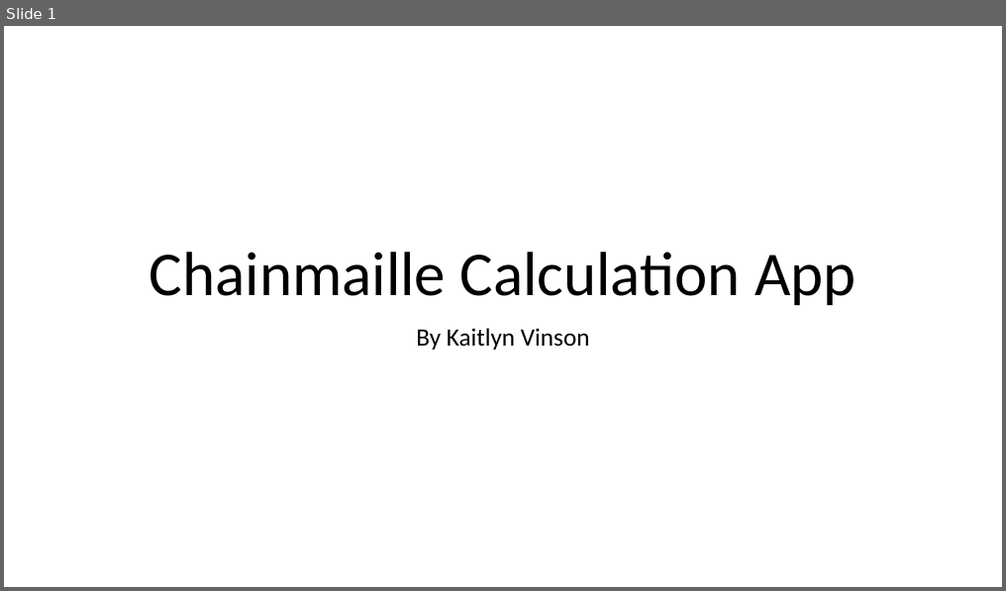
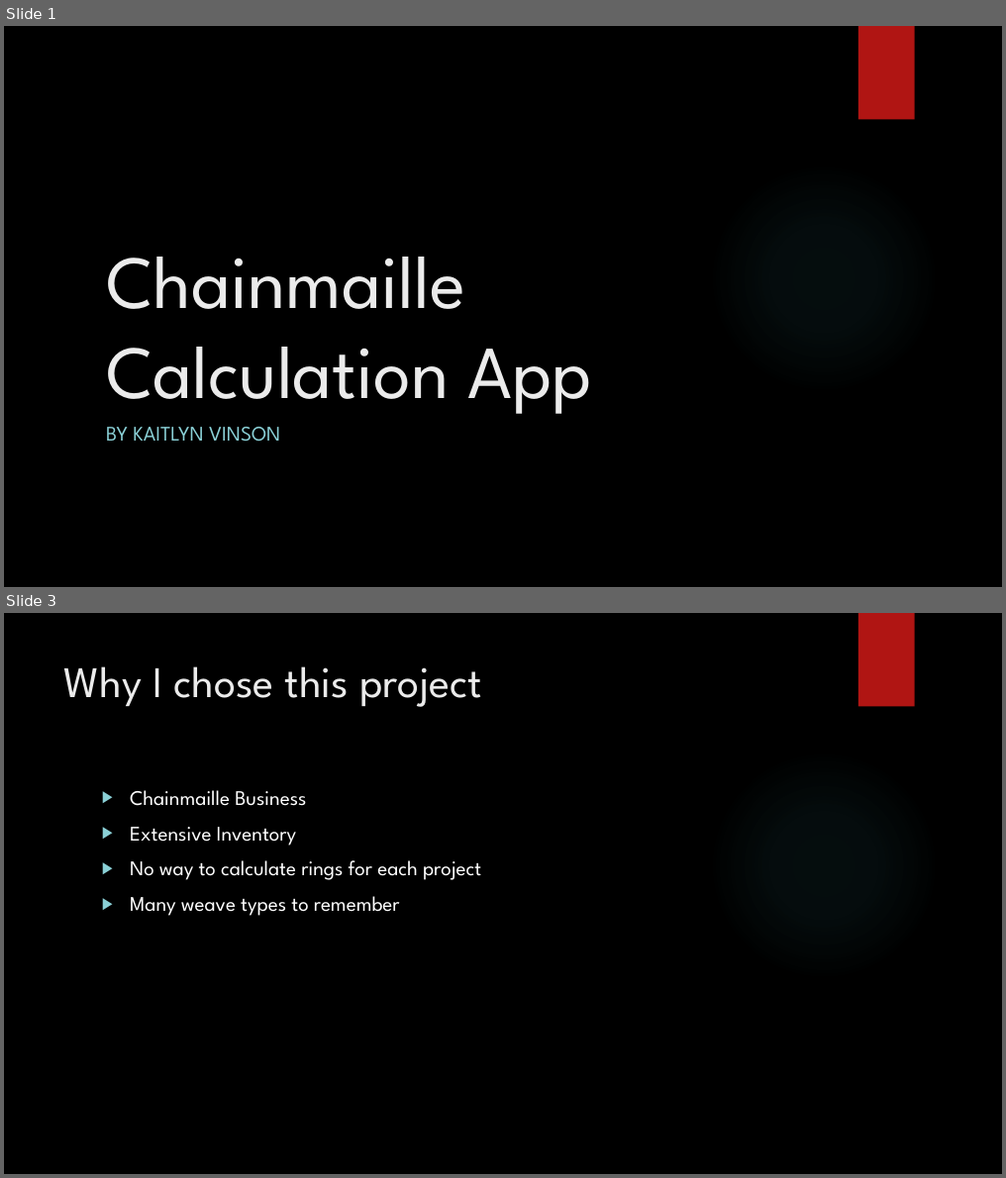
Before and after one commit to kate199696/SeniorProject, a slide deck: presentation/designpres.pptx. Shown one above the other, each under a label of ours: slide 1 before the commit, slides 1 and 3 after it; the slides between them are not shown. The pictures are 1006x591 and 1006x1178 pixels, drawn with LibreOffice and Linux fonts; fonts in the diff are those of the drawing; background and template pictures are left out. Boxes give left, top, right and bottom in pixels: in the first picture for what was removed or moved away, otherwise in the second. Text is boxed around its words. In the diff, an @@ line names an element or a change of style, - is before the commit and + after.

```diff
--- a/presentation/designpres.pptx
+++ b/presentation/designpres.pptx
@@ slide 3 added at (4, 613, 1002, 1174), background picture (left out); not listed: 2 template elements that a slide beside it also shows @@
@@ title added at (64, 666, 482, 707), 42 pt, text #EBEBEB @@
+Why I chose this project
@@ text added at (130, 790, 481, 916), 20 pt, text #FFFFFF @@
+▶ Chainmaille Business
+▶ Extensive Inventory
+▶ No way to calculate rings for each project
+▶ Many weave types to remember
@@ slide 1 changed as well @@
@@ background #FFFFFF to picture (left out) @@
@@ rectangle added at (858, 26, 915, 120), fill #B01513 @@
@@ title "Chainmaille Calculation App": place and size @@
-title "Chainmaille Calculation App" at (150, 252, 856, 305)
+title "Chainmaille Calculation App" at (106, 257, 591, 414)
@@ title "Chainmaille Calculation App" at (106, 257, 591, 414): size 60 to 72 pt, font Calibri to League Spartan, text colour #000000 to #EBEBEB; alignment centre to left; line spacing 0.9 to 1 @@
@@ ellipse added at (709, 163, 939, 393), fill gradient #50B9C1 @@
@@ subtitle at (106, 427, 280, 442): text changed; size 24 to 20 pt; font Calibri to League Spartan; text colour #000000 to #8AD0D6 @@
-By Kaitlyn Vinson
+BY KAITLYN VINSON
```
Also in this commit, not shown: 10 other slides changed, 2 other slides added, 3 other files.
